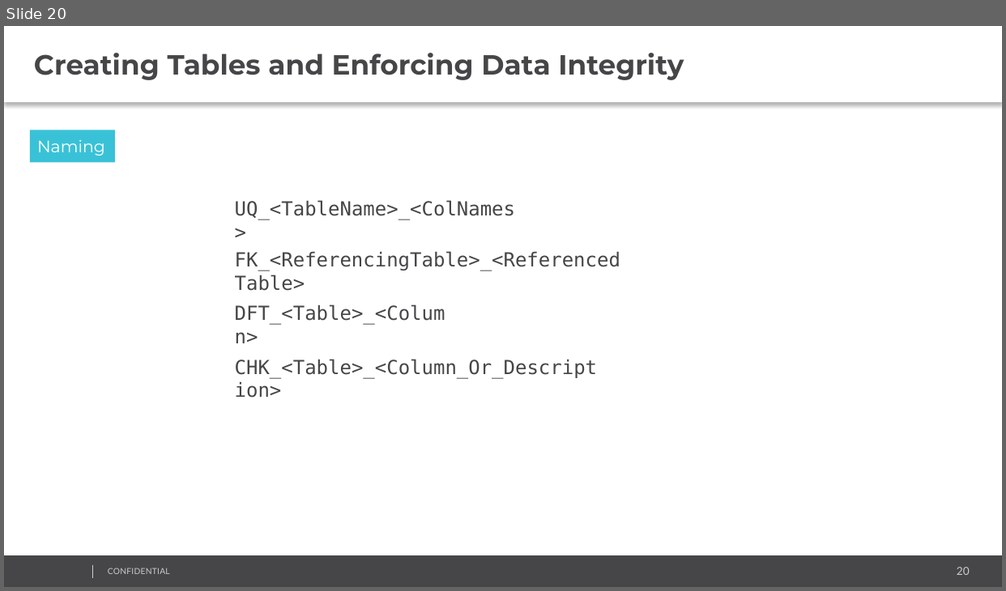
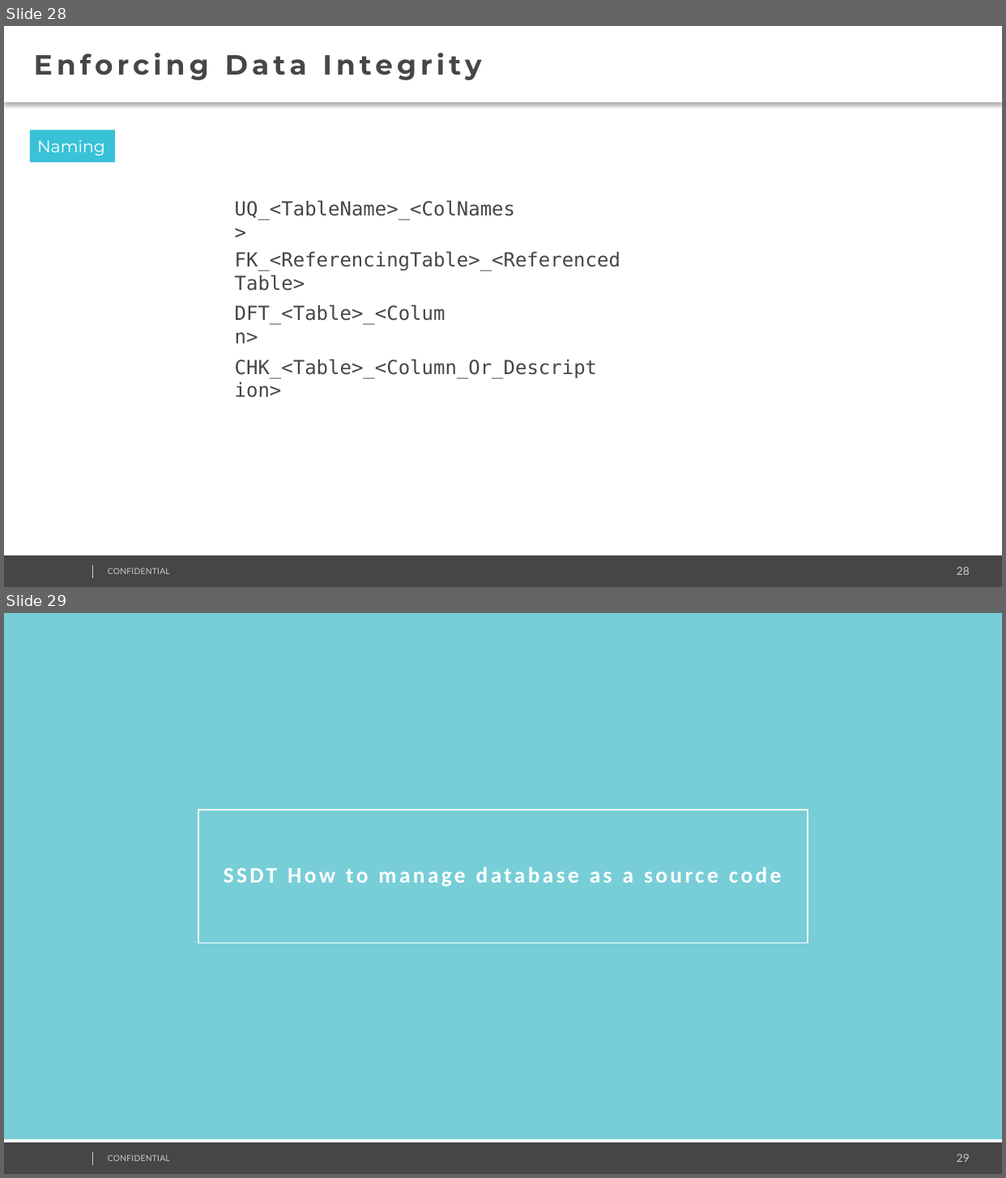
Before and after one commit to AndreyQC/MSBI.Lab, a slide deck: MSBI.Lecture.05/MSBI.Dev.S19E05.pptx. Shown one above the other, each under a label of ours: slide 20 before the commit, slides 28 and 29 after it. The pictures are 1006x591 and 1006x1178 pixels, drawn with LibreOffice and Linux fonts; fonts in the diff are those of the drawing; background and template pictures are left out. Boxes give left, top, right and bottom in pixels: in the first picture for what was removed or moved away, otherwise in the second. Text is boxed around its words. In the diff, an @@ line names an element or a change of style, - is before the commit and + after.

```diff
--- a/MSBI.Lecture.05/MSBI.Dev.S19E05.pptx
+++ b/MSBI.Lecture.05/MSBI.Dev.S19E05.pptx
@@ slide 29 added at [4,613,1002,1174], background #FFFFFF; not listed: 4 template elements that a slide beside it also shows @@
@@ rectangle added at [4,613,1002,1139], fill #77CED7 @@
@@ rectangle added at [198,810,808,943], outline #FFFFFF 0.75 pt @@
@@ text added at [224,867,782,887], 16 pt, text #FFFFFF, bold @@
+SSDT How to manage database as a source code
@@ what was slide 20 is now slide 28 @@
@@ slide 28 changed as well @@
@@ text at [34,53,482,80]: text changed @@
-Creating Tables and Enforcing Data Integrity
+Enforcing Data Integrity
@@ page number at [957,567,970,575]: text changed @@
-20
+28
```
Also in this commit, not shown: 15 other slides changed, 15 other slides added, 6 slides removed, 3 other files.
